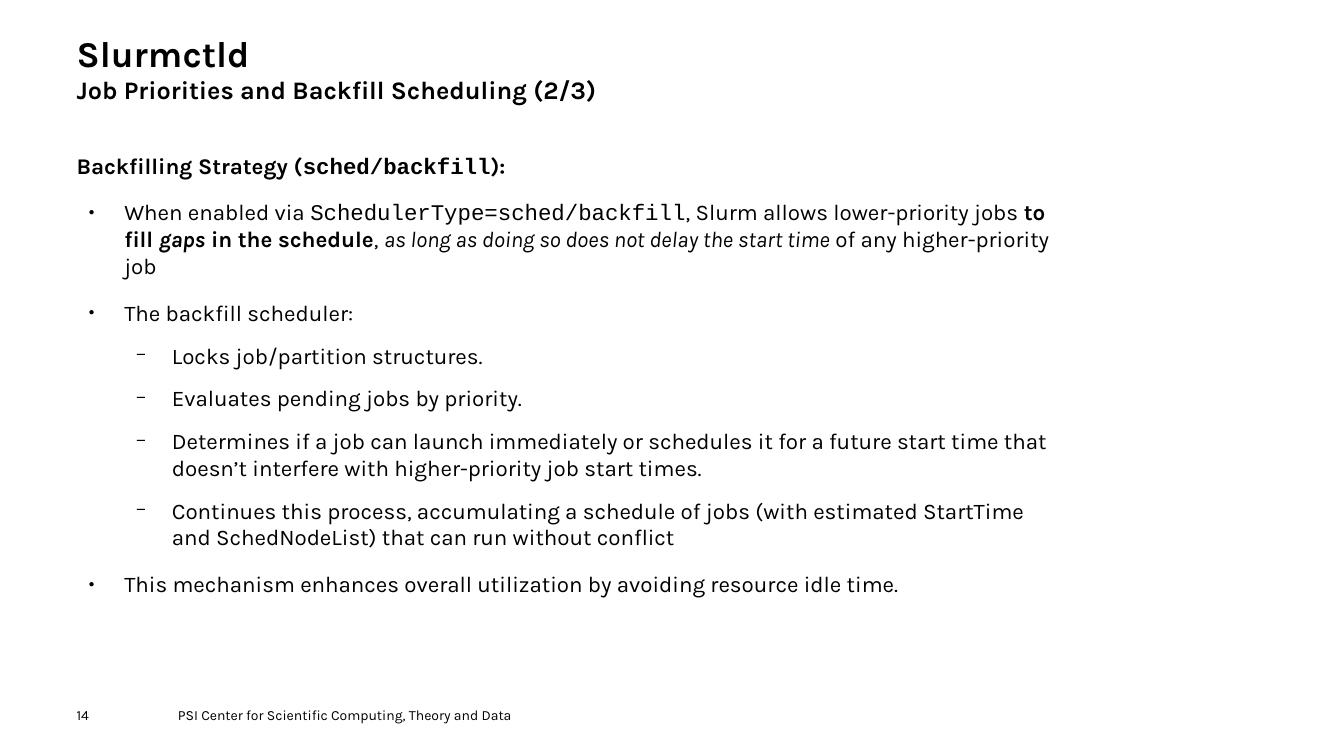
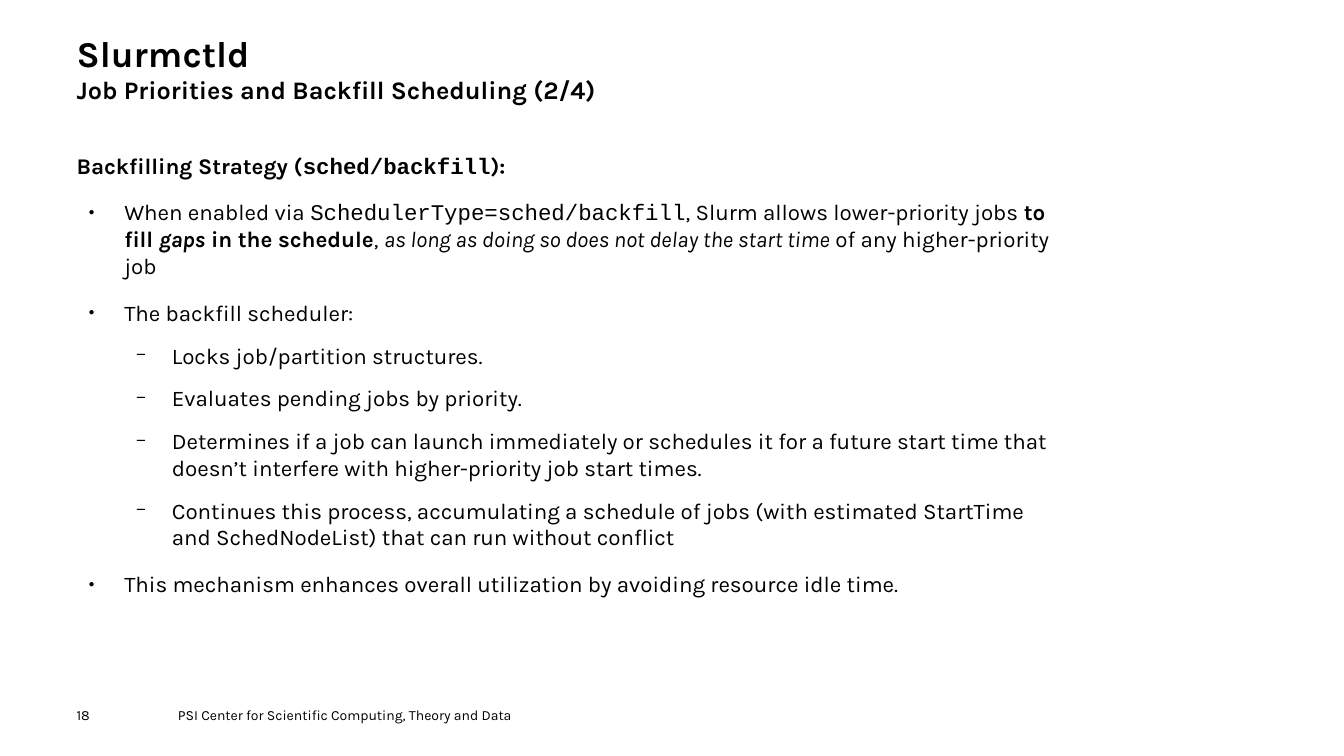
Before and after one commit to fhnw-hpcp/HS25, a slide deck: slide 18 of Slurm.odp (slide 14 before the commit). Drawn at 1344x756 pixels with LibreOffice and Linux fonts; fonts in the diff are those of the drawing; background and template pictures are left out. Boxes give left, top, right and bottom in pixels: in the first picture for what was removed or moved away, otherwise in the second. Text is boxed around its words. In the diff, an @@ line names an element or a change of style, - is before the commit and + after.

```diff
--- a/Slurm.odp
+++ b/Slurm.odp
@@ title at box(77, 42, 595, 106): text changed @@
-Slurmctld
-Job Priorities and Backfill Scheduling (2/3)
+Slurmctld
+Job Priorities and Backfill Scheduling (2/4)
@@ page number at box(77, 711, 90, 720): text changed @@
-14
+18
```
Also in this commit, not shown: 16 other slides changed, 4 slides added, 22 slides removed.
